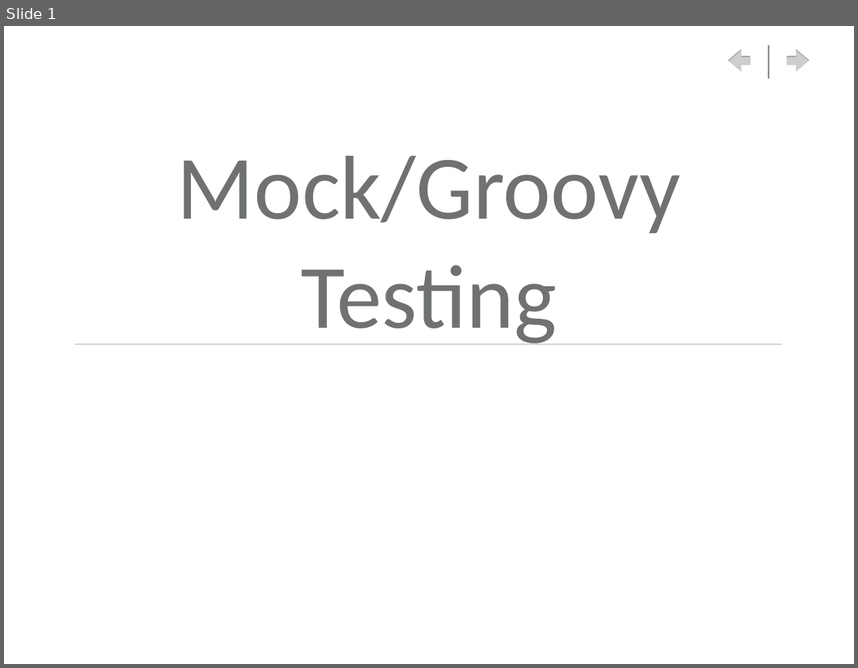
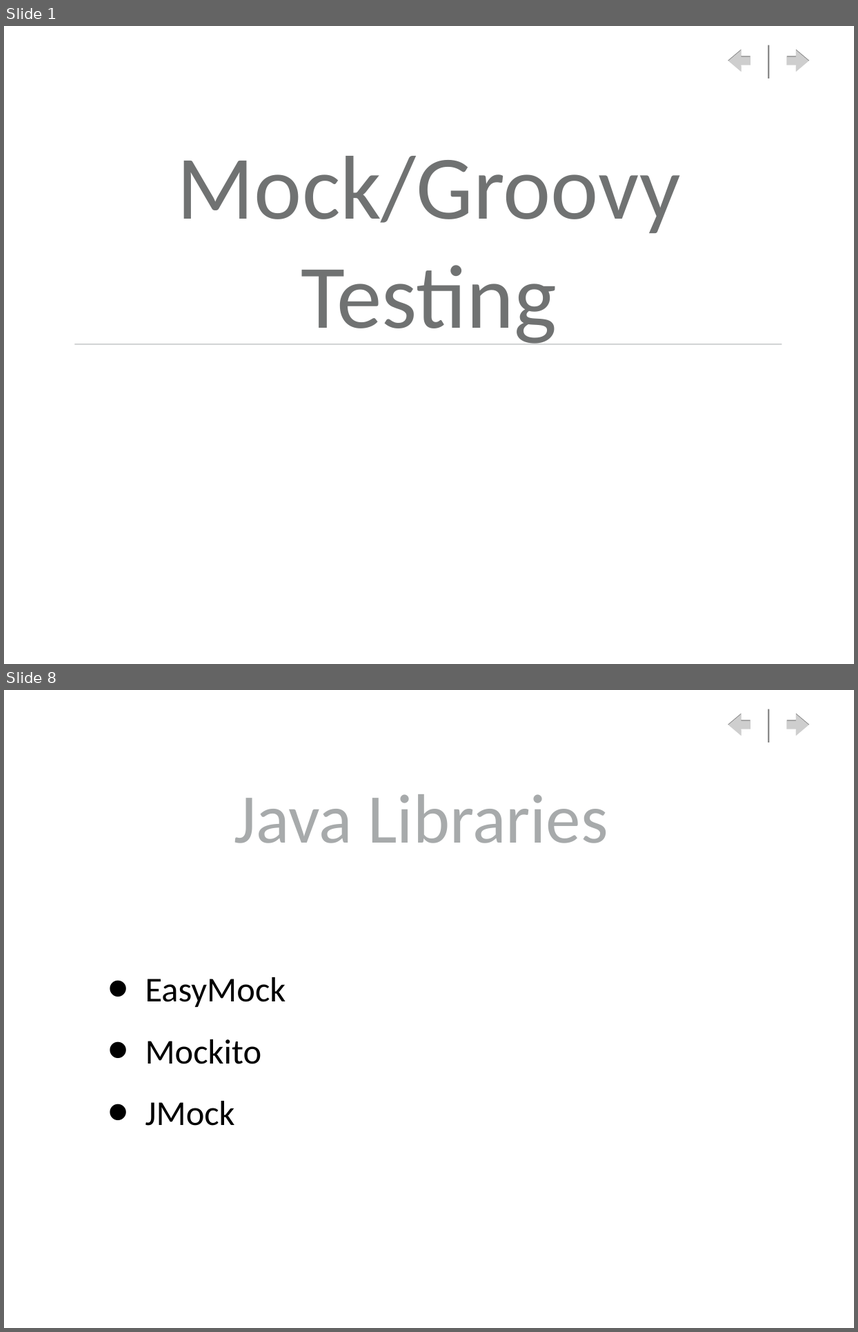
Before and after one commit to RaviVaranasi/mocktesting, a slide deck: docs/MockingGroovyTesting.ppt. Shown one above the other, each under a label of ours: slide 1 before the commit, slides 1 and 8 after it; the slides between them are not shown. The pictures are 858x668 and 858x1332 pixels, drawn with LibreOffice and Linux fonts; fonts in the diff are those of the drawing; background and template pictures are left out. Boxes give left, top, right and bottom in pixels: in the first picture for what was removed or moved away, otherwise in the second. Text is boxed around its words. In the diff, an @@ line names an element or a change of style, - is before the commit and + after.

```diff
--- a/docs/MockingGroovyTesting.ppt
+++ b/docs/MockingGroovyTesting.ppt
@@ slide 8 added at (x1=4, y1=690, x2=854, y2=1328), background picture (left out); not listed: 3 template elements that a slide beside it also shows @@
@@ title added at (x1=234, y1=794, x2=608, y2=843), 84 pt, text #A7AAAB @@
+Java Libraries
@@ text added at (x1=145, y1=977, x2=286, y2=1125), 42 pt, text #000000 @@
+• EasyMock
+• Mockito
+• JMock
```
Also in this commit, not shown: 2 slides changed, 4 other slides added.
